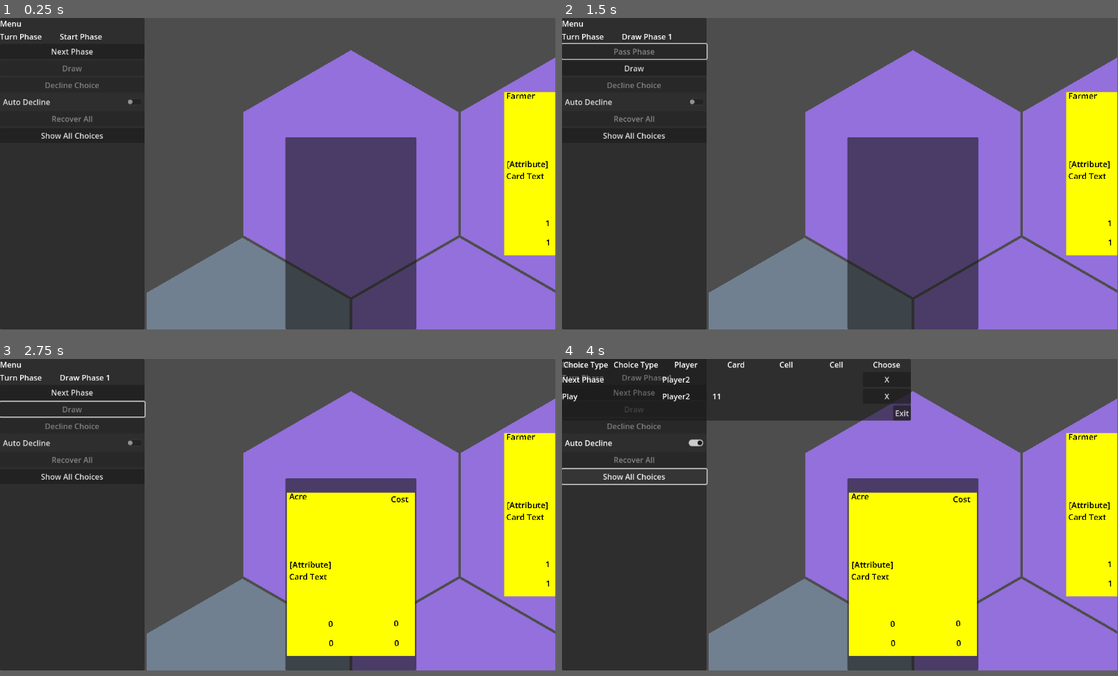
Above: before the commit, frames 1-4 (two rows, left to right).
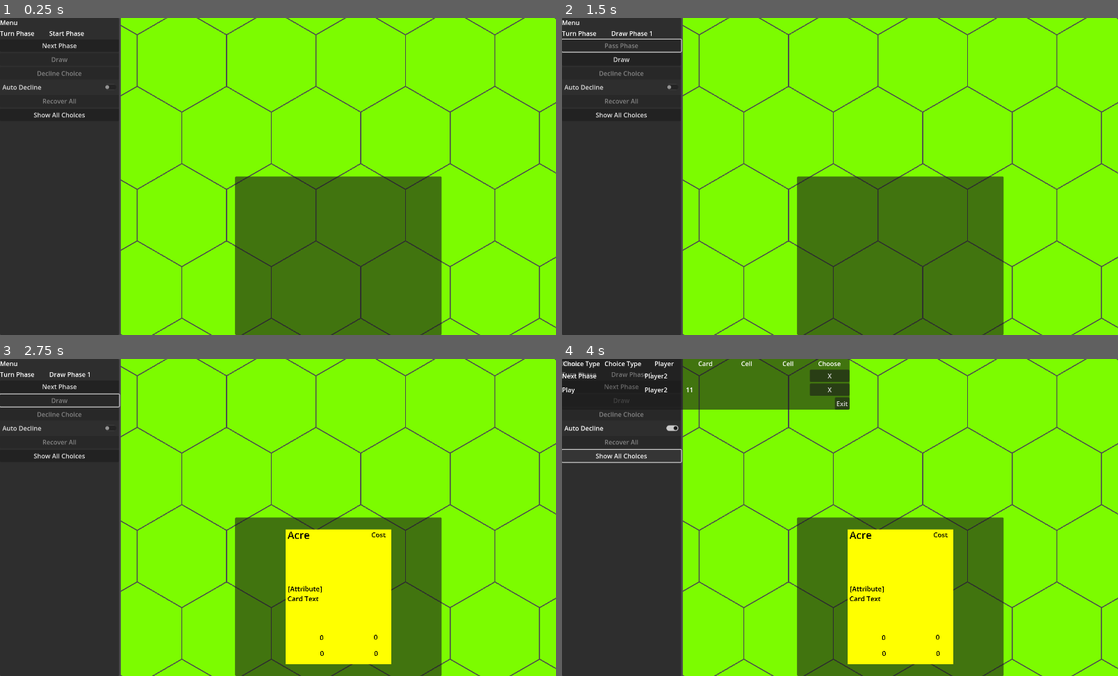
Above: after the commit, the same moments.

Repository: nckjchm/gd_cardgame
Game: Godot game, scene res://game.tscn
Two runs of this game, one before a commit and one after it. Both use one fixed random seed, a clock stepped at 60 frames per second and the inputs below.
Inputs:
- Up to frame 1 (0.25 s): no input
- Up to frame 2 (1.5 s): click "Next Phase" at 0.5 s; click "Next Phase" at 1.25 s
- Up to frame 3 (2.75 s): click "Draw" at 2 s
- Up to frame 4 (4 s): click "Auto Decline" at 2.75 s; click "Show All Choices" at 3.5 s
In our replay, the window is 799x449 before the commit and 800x457 after it. These sizes can differ from the game's own. Grey fills any space a smaller window leaves; there, only what the larger window draws over its background counts as a difference.

The runs differ from the first frame. In frame 1, 79% of the frame differs, in the area x 0-100%, y 0-100%; in frame 2, 79%; in frame 3, 72%; in frame 4, 72%.

Commit message:
Input and GUI improvements
Clicking works better
zooming works
effects have labels

Diff:
--- a/Card.gd
+++ b/Card.gd
@@ -1,4 +1,4 @@
-class_name Card extends Node2D
+class_name Card extends CanvasGroup
 
 enum CardStatus { Alive, Dead, Limbo, Banished, Hidden }
 enum CardPosition { Deck, Hand, Field, Graveyard, Limbo, Banishment, Unknown}
@@ -110,6 +110,8 @@
 
 func init_meshes():
 	name_text_mesh.mesh.text = card_name
+	name_text_mesh.mesh.font_size = 76
+	name_text_mesh.mesh.width = 620
 	attack_text_mesh.mesh.text = str(attack)
 	speed_text_mesh.mesh.text = str(speed)
 	health_text_mesh.mesh.text = str(health)
@@ -140,6 +142,7 @@
 		mesh.horizontal_alignment = HORIZONTAL_ALIGNMENT_LEFT
 		mesh.vertical_alignment = VERTICAL_ALIGNMENT_TOP
 		mesh.font_size = 50
+		mesh.autowrap_mode = TextServer.AUTOWRAP_WORD
 	init_meshes()
 	set_color(template.card_color)
 
--- a/EffectTemplate.gd
+++ b/EffectTemplate.gd
@@ -18,3 +18,5 @@
 			var tapEvent = Event.TapStateChangeEvent.new(effect.card.controller, effect.card, 1)
 			var resourceEvent = Event.GainResourceEvent.new(effect.card.controller, effect.card.controller, Game.ResourceList.new([Game.ResourceElement.new(Game.ResourceKind.Mana, Card.CardColor.Yellow, 1)]))
 			activationEvent.event_stack.append_array([tapEvent, resourceEvent])
+		short_text = "Gain Mana"
+		long_text = "Tap; Gain 1 Yellow Mana."
--- a/Field.gd
+++ b/Field.gd
@@ -6,8 +6,8 @@
 const CELLWIDTHFACTOR = sqrt(12) / 4.0
 const CELLHEIGHTFACTOR = 3.0 / 4.0
 @export var cellradius := 130.0
-@onready var field_camera = $"../FieldCamera"
 var fieldpreset : Dictionary
+var middle : Vector2
 
 const fieldcell = [Cell.CellType.Field, Cell.StackType.None, -1]
 const player1_home = [Cell.CellType.Field, Cell.StackType.None, 0]
@@ -73,10 +73,7 @@
 		else:
 			row_offset += Vector2(CELLWIDTHFACTOR * -cellradius, 0)
 		cells.append(row_array)
-	field_camera.limit_left = -2000
-	field_camera.limit_top = -2000
-	field_camera.limit_bottom = row_offset.y + column_offset.y + 3000
-	field_camera.limit_right = row_offset.x + column_offset.x + 3000
+	middle = (row_offset + column_offset)
 
 func get_neighbors(x_index : int, y_index : int):
 	var lower_x : int = x_index - y_index % 2
--- a/FieldCamera.gd
+++ b/FieldCamera.gd
@@ -1,4 +1,21 @@
 class_name FieldCamera extends Camera2D
 
+@export var min_zoom := 0.2
+@export var max_zoom := 2.0
+@onready var field : Field = $"../Field"
+
+func _ready():
+	zoom = Vector2(0.5, 0.5)
+	position = field.middle
+
+func adjust_zoom(factor : float):
+	zoom *= factor
+	zoom = Vector2(max_zoom,max_zoom) if zoom.x > max_zoom else Vector2(min_zoom,min_zoom) if zoom.x < min_zoom else zoom
+
 func move_camera(movement):
+	movement /= zoom
 	position -= movement
+	var bounding_width = field.middle.x * 2
+	var bounding_height = field.middle.y * 2
+	position.x = 0 if position.x < 0 else bounding_width if position.x > bounding_width else position.x
+	position.y = 0 if position.y < 0 else bounding_height if position.y > bounding_height else position.y
--- a/GUIController.gd
+++ b/GUIController.gd
@@ -18,6 +18,13 @@
 @onready var main_control : Control = $"/root/Main"
 @onready var turn_phase_display : Label = $"../GameViewContainer/SideGUI/SideGUIBoxContainer/HBoxContainer/TurnPhaseText"
 @onready var hand : HandDisplay = $"../GameViewContainer/FieldVPC/FieldVP/HandCanvas/HandPanel"
+
+func click_to_close():
+	if card_menu_open or cell_menu_open:
+		close_cell_menu()
+		close_card_menu()
+		return true
+	return false
 
 func update_buttons():
 	var options = game_manager.current_options
@@ -95,20 +102,16 @@
 	main_control.add_child(cell_menu)
 	cell_menu.position = position
 
-func close_onclick_menus():
-	close_card_menu()
-	close_cell_menu()
-
 func player_card_click(card : Card, _player : Player, click_event : InputEventMouseButton):
-	close_onclick_menus()
-	open_card_menu(card, click_event.global_position)
+	if not click_to_close():
+		open_card_menu(card, click_event.global_position)
 
 func player_cell_click(cell : Cell, _player : Player, click_event : InputEventMouseButton):
-	close_onclick_menus()
-	open_cell_menu(cell, click_event.global_position)
+	if not click_to_close():
+		open_cell_menu(cell, click_event.global_position)
 
 func player_background_click(_player : Player, click_event: InputEventMouseButton):
-	close_onclick_menus()
+	click_to_close()
 
 func update_turndisplay():
 	var turn_phase_text = ""
--- a/InputController.gd
+++ b/InputController.gd
@@ -17,6 +17,7 @@
 @onready var camera : FieldCamera = $"../GameViewContainer/FieldVPC/FieldVP/FieldCamera"
 @onready var game_manager : GameManager = $"../GameManager"
 var gui : GUIController
+var distance_from_mouse_down : Vector2 = Vector2(0,0)
 
 func _ready():
 	screen_dragged.connect(camera.move_camera)
@@ -31,6 +32,8 @@
 
 func player_click_release():
 	var player : Player = game_manager.current_decider
+	if distance_from_mouse_down.length() > 30:
+		focus_type = FocusType.None
 	match focus_type:
 		FocusType.Card:
 			gui.player_card_click(focused_card.card, player, focused_card.event)
@@ -45,6 +48,7 @@
 		last_focused_card = focused_card
 	focused_card = {}
 	focused_cell = {}
+	distance_from_mouse_down = Vector2(0,0)
 
 func digest_clicked_cards():
 	if len(cardclicks) > 0:
@@ -77,15 +81,30 @@
 	mouse_relative_motion = Vector2(0,0)
 	mouse1_released = false
 
+func scroll(factor : float):
+	camera.adjust_zoom(factor)
+
 func _input(event):
 	if event is InputEventScreenDrag:
-		print("Screen dragged")
 		screen_dragged.emit(event.relative)
 	if event is InputEventMouseMotion:
 		mouse_relative_motion = event.relative
+		if mouse1_down:
+			distance_from_mouse_down += event.relative
 	if event is InputEventMouseButton:
-		if event.button_index == MOUSE_BUTTON_LEFT:
-			mouse1_down = event.pressed
-			if not mouse1_down:
-				mouse1_released = true
-				last_click_release = event
+		match event.button_index:
+			MOUSE_BUTTON_LEFT:
+				mouse1_down = event.pressed
+				if not mouse1_down:
+					mouse1_released = true
+					last_click_release = event
+			MOUSE_BUTTON_WHEEL_DOWN:
+				scroll(0.9)
+			MOUSE_BUTTON_WHEEL_UP:
+				scroll(1.1111111)
+	if event is InputEventKey:
+		match event.keycode:
+			KEY_PLUS:
+				if event.pressed: scroll(1.1111111)
+			KEY_MINUS:
+				if event.pressed: scroll(0.9)
--- a/card.tscn
+++ b/card.tscn
@@ -62,7 +62,7 @@
 horizontal_alignment = 0
 vertical_alignment = 0
 
-[node name="Card" type="Node2D"]
+[node name="Card" type="CanvasGroup"]
 position = Vector2(2.08165e-12, 2.08165e-12)
 scale = Vector2(17, 17)
 script = ExtResource("1_vdmro")
--- a/game.tscn
+++ b/game.tscn
@@ -92,7 +92,7 @@
 disable_3d = true
 handle_input_locally = false
 physics_object_picking = true
-size = Vector2i(848, 648)
+size = Vector2i(1096, 800)
 render_target_update_mode = 4
 
 [node name="Field" type="Node2D" parent="GameViewContainer/FieldVPC/FieldVP"]
--- a/project.godot
+++ b/project.godot
@@ -13,4 +13,8 @@
 config/name="cardgame_demo"
 run/main_scene="res://game.tscn"
 config/features=PackedStringArray("4.0", "Forward Plus")
-config/icon="res://icon.svg"
+
+[display]
+
+window/size/viewport_width=1400
+window/size/viewport_height=800
